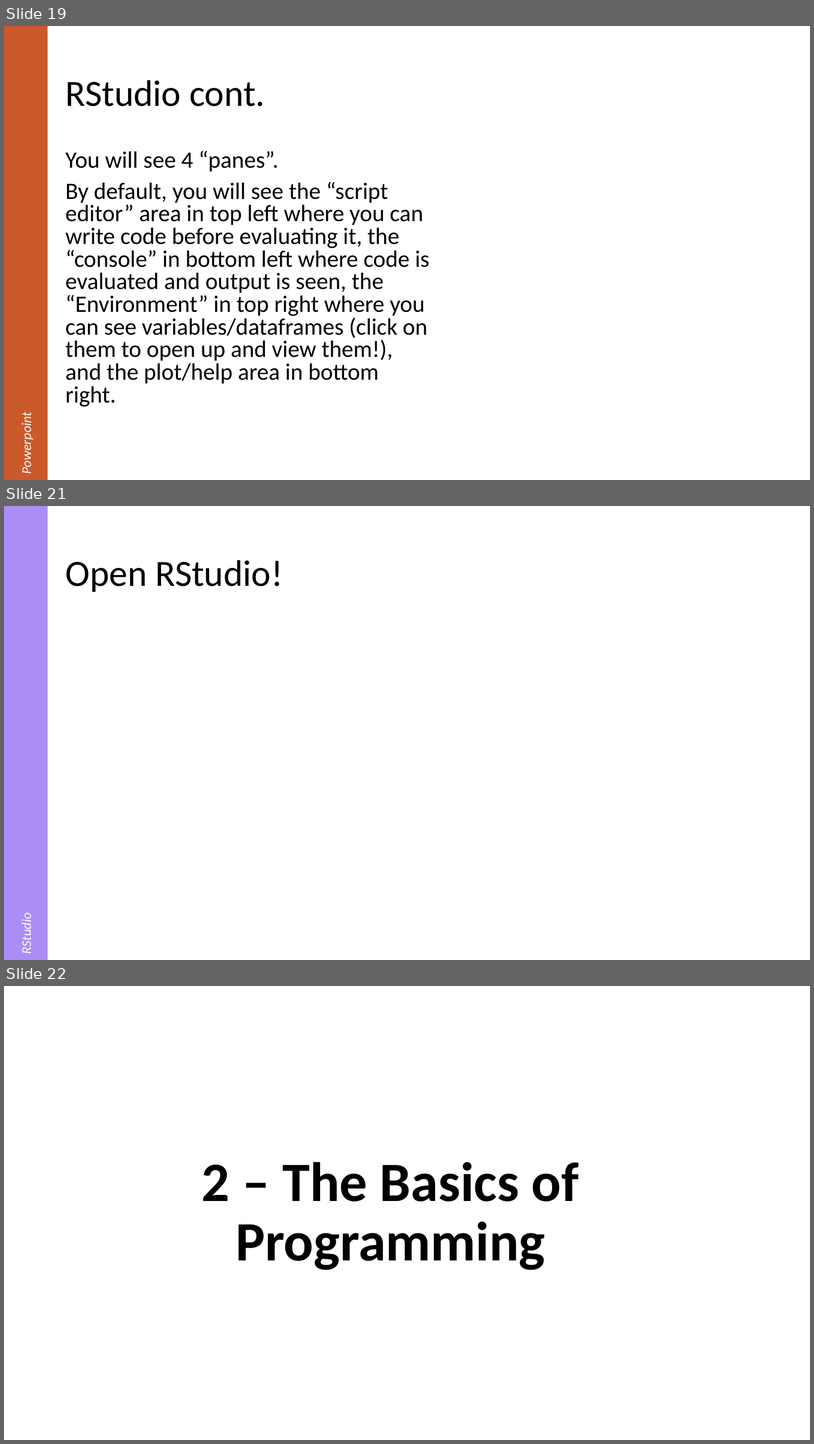
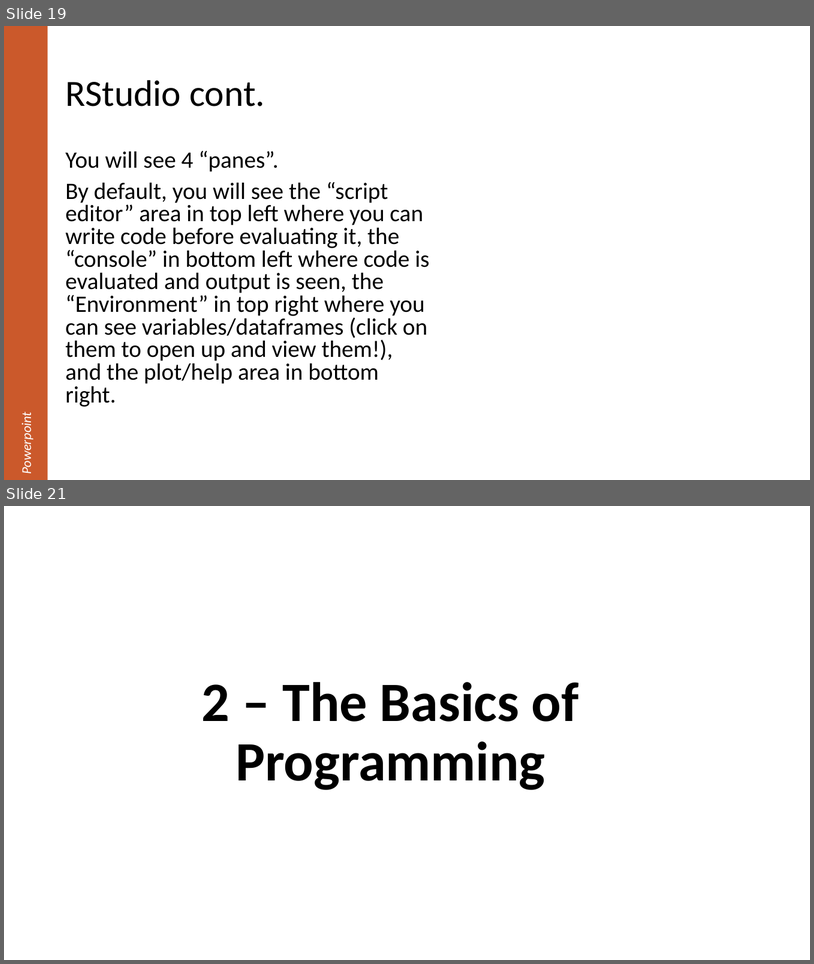
Before and after one commit to justinpriest/R_Intro_ADFG, a slide deck: The Basics of R.pptx. Shown one above the other, each under a label of ours: slides 19, 21 and 22 before the commit, slides 19 and 21 after it; the slides between them are not shown. The pictures are 814x1444 and 814x964 pixels, drawn with LibreOffice and Linux fonts; fonts in the diff are those of the drawing. Boxes give left, top, right and bottom in pixels: in the first picture for what was removed or moved away, otherwise in the second. Text is boxed around its words. In the diff, an @@ line names an element or a change of style, - is before the commit and + after.

```diff
--- a/The Basics of R.pptx
+++ b/The Basics of R.pptx
@@ slide 21 removed at (x1=4, y1=506, x2=810, y2=960), background #FFFFFF @@
@@ rectangle removed at (x1=4, y1=506, x2=48, y2=960) @@
-RStudio
@@ title removed at (x1=65, y1=560, x2=283, y2=592) @@
-Open RStudio!
@@ what was slide 22 is now slide 21 @@
```
Also in this commit, not shown: 3 slides changed, 4 slides added, 2 other files.
